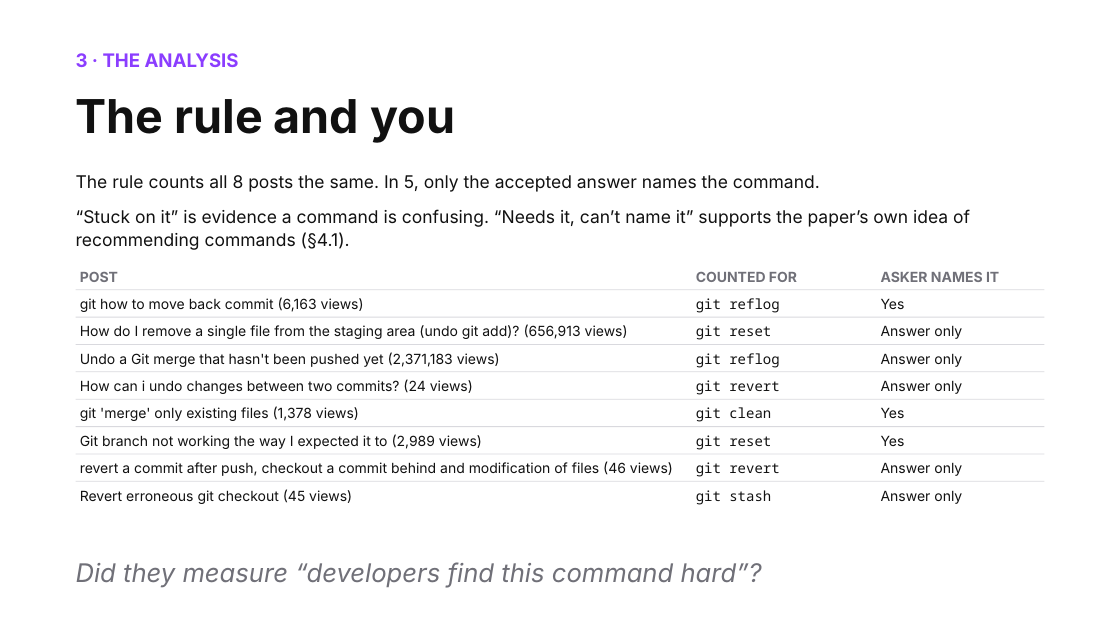
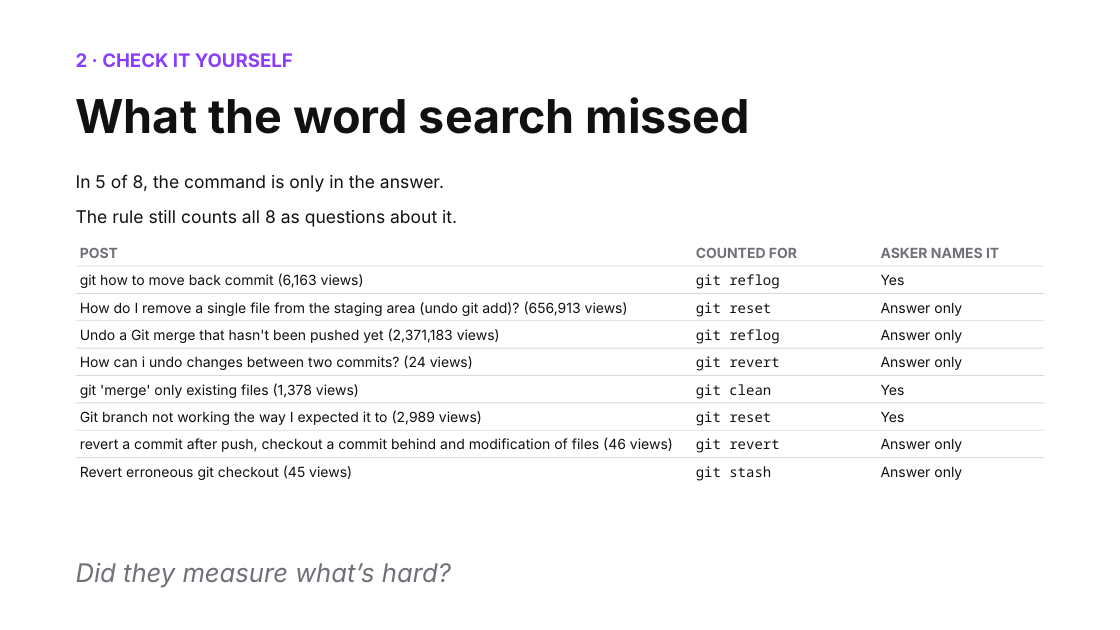
Before and after one commit to shubham3-ucb/cs294-pl, a slide deck: slide 12 of slides/thursday_app.pptx (slide 11 before the commit). Drawn at 1120x630 pixels with LibreOffice and Linux fonts; fonts in the diff are those of the drawing. Boxes give left, top, right and bottom in pixels: in the first picture for what was removed or moved away, otherwise in the second. Text is boxed around its words. In the diff, an @@ line names an element or a change of style, - is before the commit and + after.

```diff
--- a/slides/thursday_app.pptx
+++ b/slides/thursday_app.pptx
@@ text at [76, 53, 293, 67]: text changed @@
-3 · THE ANALYSIS
+2 · CHECK IT YOURSELF
@@ text at [76, 97, 751, 134]: text changed @@
-The rule and you
+What the word search missed
@@ text removed at [76, 175, 970, 250] @@
-The rule counts all 8 posts the same. In 5, only the accepted answer names the command.
-“Stuck on it” is evidence a command is confusing. “Needs it, can’t name it” supports the paper’s own idea of recommending commands (§4.1).
@@ text added at [76, 174, 457, 227], 15 pt, text #111111 @@
+In 5 of 8, the command is only in the answer.
+The rule still counts all 8 as questions about it.
@@ rectangle: place and size @@
-rectangle at [76, 481, 1044, 482]
+rectangle at [76, 266, 1044, 266]
@@ 4 rectangles, 3 texts: place and size @@
-4 rectangles, 3 texts at [76, 289, 1044, 476]
+4 rectangles, 3 texts at [76, 293, 1044, 480]
@@ text "Answer only": place and size @@
-text "Answer only" at [881, 380, 962, 394]
+text "Answer only" at [881, 302, 962, 316]
@@ 20 texts: place and size @@
-20 texts at [80, 272, 999, 505]
+20 texts at [80, 248, 999, 481]
@@ text "Yes": place and size @@
-text "Yes" at [881, 435, 905, 446]
+text "Yes" at [881, 384, 905, 395]
@@ text "Answer only": place and size @@
-text "Answer only" at [881, 490, 962, 504]
+text "Answer only" at [881, 438, 962, 452]
@@ text at [76, 563, 451, 588]: text changed @@
-Did they measure “developers find this command hard”?
+Did they measure what’s hard?
```
Also in this commit, not shown: 15 other slides changed, 5 slides added, 5 slides removed, 15 other files.
